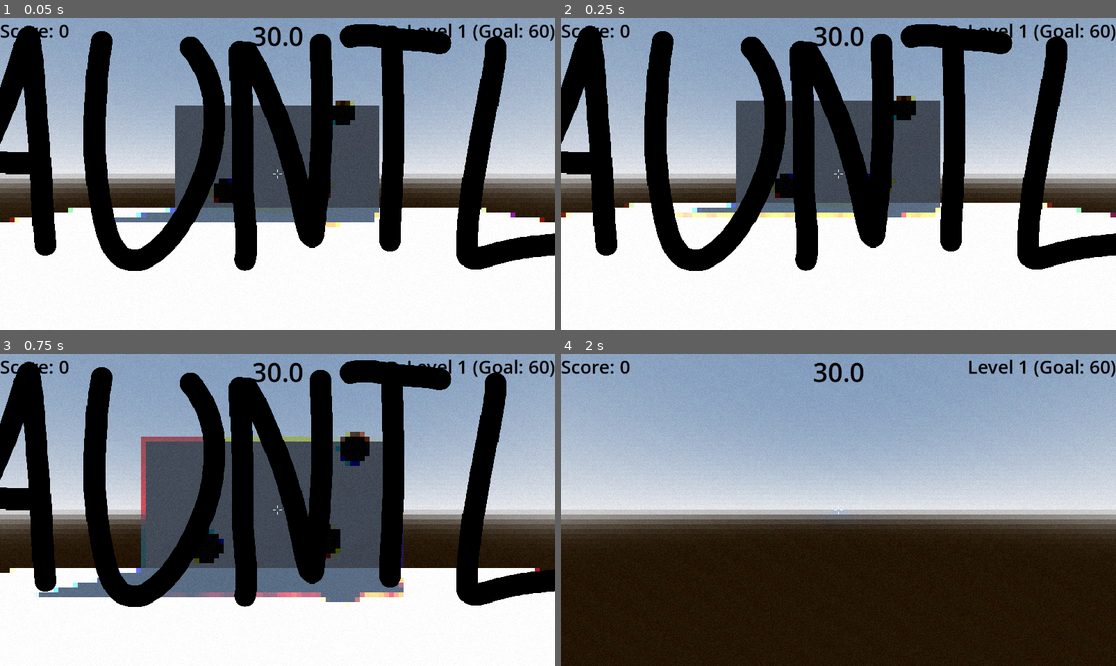
Above: before the commit, frames 1-4 (two rows, left to right).
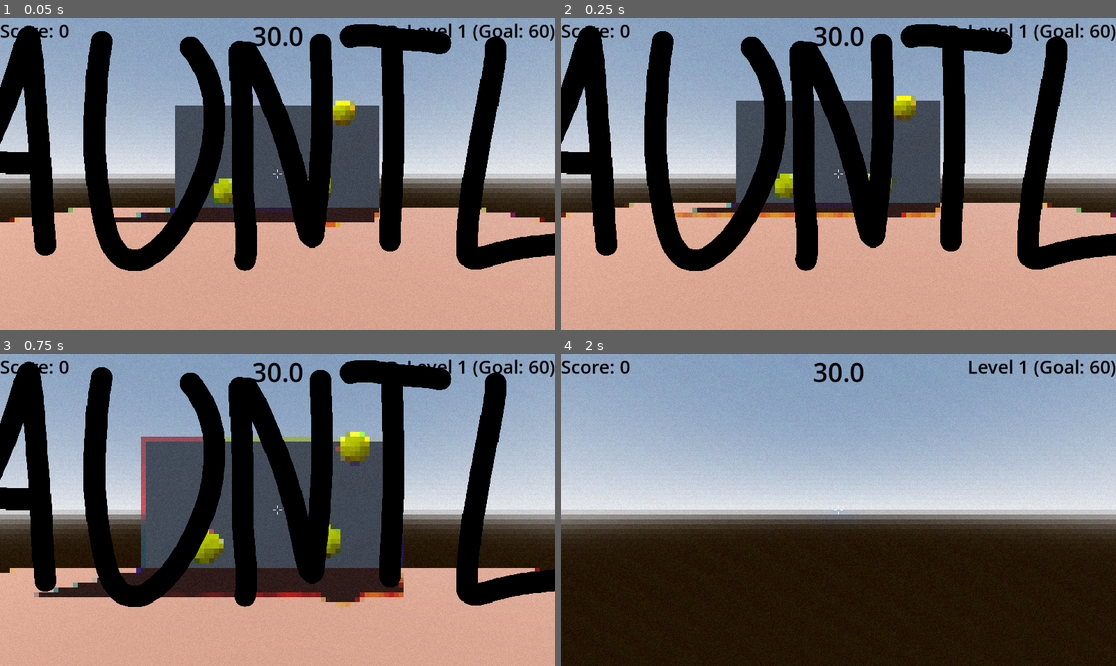
Above: after the commit, the same moments.

Repository: haruval/GAUNTLET
Game: Godot game, scene res://world.tscn
Two runs of this game, one before a commit and one after it. Both use one fixed random seed, a clock stepped at 60 frames per second and the inputs below.
Inputs (mouse positions are in pixels of both pictures, inside the frame that each line leads up to):
- Up to frame 1 (0.05 s): no input
- Up to frame 2 (0.25 s): no input
- Up to frame 3 (0.75 s): tap Enter (ui_accept) at 0.5 s; move the mouse to (305, 510) at 0.52 s; hold Up (ui_up) from 0.53 s (still down); click (305, 510) at 0.67 s
- Up to frame 4 (2 s): keep holding Up (ui_up); tap Enter (ui_accept) at 0.77, 1.52 s; move the mouse to (810, 510) at 1.27 s

The runs differ from the first frame. In frame 1, 33% of the frame differs, in the area x 0-100%, y 26-100%; in frame 2, 34%, in the area x 0-100%, y 24-100%; in frame 3, 29%; in frame 4, nothing differs.

Commit message:
yellow target, brown floor

Diff:
--- a/Target_level1.tscn
+++ b/Target_level1.tscn
@@ -10,7 +10,7 @@
 height = 0.6
 
 [sub_resource type="StandardMaterial3D" id="StandardMaterial3D_q42c6"]
-albedo_color = Color(0, 0, 0, 1)
+albedo_color = Color(1, 1, 0, 1)
 
 [node name="Target" type="StaticBody3D" groups=["target"]]
 transform = Transform3D(2, 0, 0, 0, 2, 0, 0, 0, 2, 0, 0, 0)
--- a/world.tscn
+++ b/world.tscn
@@ -21,6 +21,9 @@
 sky = SubResource("Sky_fj7yv")
 tonemap_mode = 2
 glow_enabled = true
+
+[sub_resource type="StandardMaterial3D" id="StandardMaterial3D_gbfbk"]
+albedo_color = Color(0.42352942, 0.28627452, 0.22745098, 1)
 
 [sub_resource type="BoxShape3D" id="BoxShape3D_f3sb7"]
 
@@ -64,6 +67,7 @@
 use_collision = true
 collision_layer = 2
 size = Vector3(20, 0.5, 20)
+material = SubResource("StandardMaterial3D_gbfbk")
 
 [node name="Wall" type="StaticBody3D" parent="."]
 transform = Transform3D(1, 0, 0, 0, 1, 0, 0, 0, 1, 0, 1.29, -10)
Not shown: 1 places in world.tscn that only renumber resources
